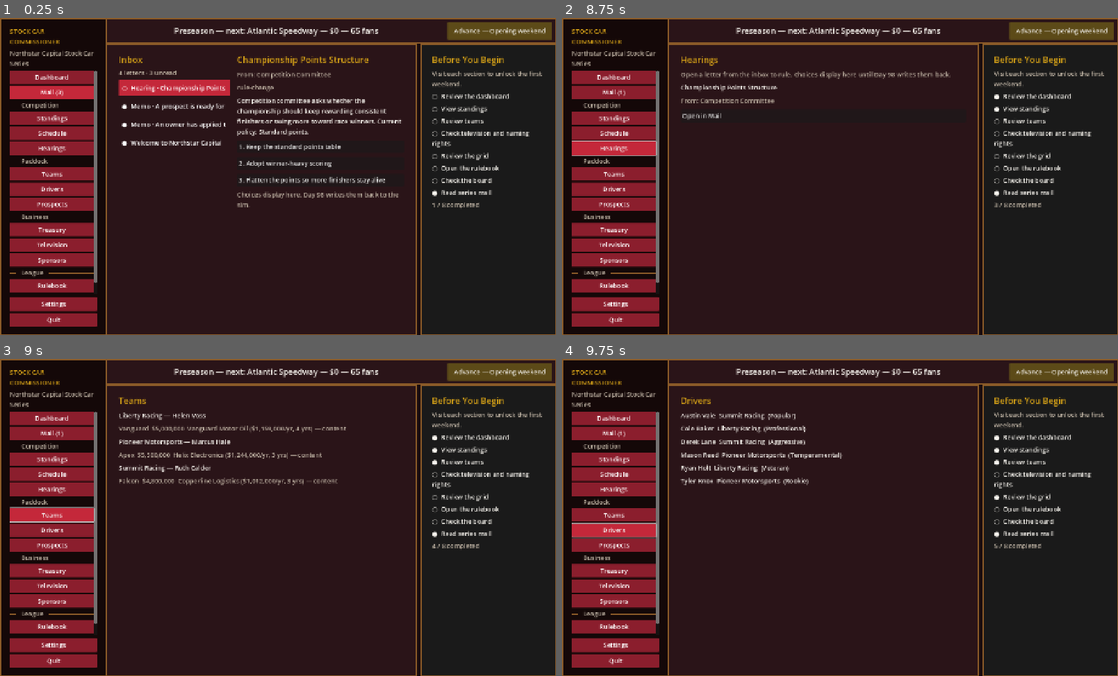
Above: before the commit, frames 1-4 (two rows, left to right).
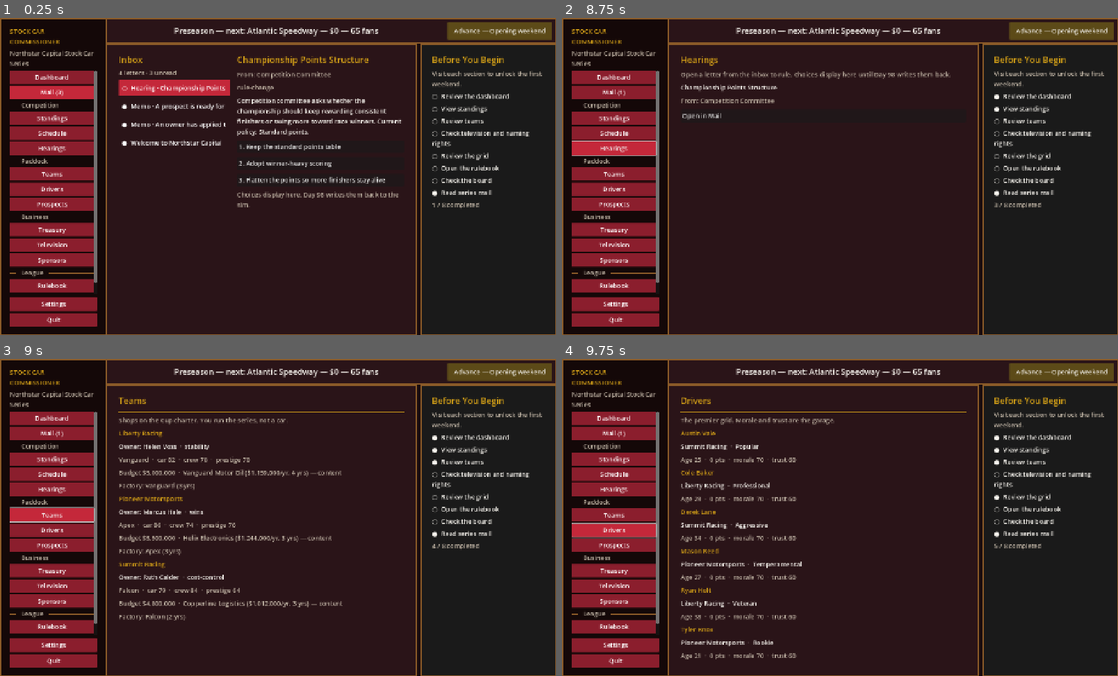
Above: after the commit, the same moments.

Repository: johnatkinsonsenior/StockCarCommissioner
Game: Godot game, scene res://scenes/Main.tscn
The game is run twice, just before and just after one commit, with the same random seed, the same clock (stepped at 60 frames per second) and the same inputs.
Inputs:
- Up to frame 1 (0.25 s): no input
- Up to frame 2 (8.75 s): click "● Memo · A prospect is ready …" at 0.5 s; click "○ Memo · A prospect is ready …" at 1.25 s; click "○ Memo · A prospect is ready …" at 2 s; click "● Memo · An owner has applied…" at 2.75 s; click "○ Memo · An owner has applied…" at 3.5 s; click "○ Memo · An owner has applied…" at 4.25 s; click "Dashboard" at 5 s; click "Mail (1)" at 5.75 s; click "Standings" at 6.5 s; click "Schedule" at 7.25 s; click "Hearings" at 8 s
- Up to frame 3 (9 s): click "Teams" at 8.75 s
- Up to frame 4 (9.75 s): click "Drivers" at 9.5 s

Frames 1-2 are identical in both runs. In frame 3, 4.6% of the frame differs, in the area x 21-73%, y 16-83%; in frame 4, 4.0%.

Commit message:
Add Day 95: teams, drivers, and prospect pages
Paddock pages inspect the shops, the Cup grid, and the National
Development Series pool. Team cards show owner, factory, and budget.
Drivers show morale and trust. Prospects show readiness and feeder points.

Co-authored-by: johnatkinsonsenior <johnatkinsonsenior@users.noreply.github.com>

Diff:
--- a/godot/data/ui_snapshot.json
+++ b/godot/data/ui_snapshot.json
@@ -1,6 +1,6 @@
 {
     "game": "Stock Car Commissioner",
-    "ui_version": "0.5",
+    "ui_version": "0.6",
     "engine": "godot-4",
     "layout": "commissioner-desk",
     "screen": "mail",
@@ -132,7 +132,11 @@
             "team": "Summit Racing",
             "points": 0,
             "wins": 0,
-            "personality": "Popular"
+            "personality": "Popular",
+            "age": 25,
+            "morale": 70,
+            "popularity": 90,
+            "trust": 60
         },
         {
             "rank": 2,
@@ -140,7 +144,11 @@
             "team": "Liberty Racing",
             "points": 0,
             "wins": 0,
-            "personality": "Professional"
+            "personality": "Professional",
+            "age": 29,
+            "morale": 70,
+            "popularity": 72,
+            "trust": 60
         },
         {
             "rank": 3,
@@ -148,7 +156,11 @@
             "team": "Summit Racing",
             "points": 0,
             "wins": 0,
-            "personality": "Aggressive"
+            "personality": "Aggressive",
+            "age": 34,
+            "morale": 70,
+            "popularity": 76,
+            "trust": 60
         },
         {
             "rank": 4,
@@ -156,7 +168,11 @@
             "team": "Pioneer Motorsports",
             "points": 0,
             "wins": 0,
-            "personality": "Temperamental"
+            "personality": "Temperamental",
+            "age": 27,
+            "morale": 70,
+            "popularity": 84,
+            "trust": 60
         },
         {
             "rank": 5,
@@ -164,7 +180,11 @@
             "team": "Liberty Racing",
             "points": 0,
             "wins": 0,
-            "personality": "Veteran"
+            "personality": "Veteran",
+            "age": 38,
+            "morale": 70,
+            "popularity": 68,
+            "trust": 60
         },
         {
             "rank": 6,
@@ -172,7 +192,11 @@
             "team": "Pioneer Motorsports",
             "points": 0,
             "wins": 0,
-            "personality": "Rookie"
+            "personality": "Rookie",
+            "age": 21,
+            "morale": 70,
+            "popularity": 61,
+            "trust": 60
         }
     ],
     "standings": [
@@ -182,7 +206,11 @@
             "team": "Summit Racing",
             "points": 0,
             "wins": 0,
-            "personality": "Popular"
+            "personality": "Popular",
+            "age": 25,
+            "morale": 70,
+            "popularity": 90,
+            "trust": 60
         },
         {
             "rank": 2,
@@ -190,7 +218,11 @@
             "team": "Liberty Racing",
             "points": 0,
             "wins": 0,
-            "personality": "Professional"
+            "personality": "Professional",
+            "age": 29,
+            "morale": 70,
+            "popularity": 72,
+            "trust": 60
         },
         {
             "rank": 3,
@@ -198,7 +230,11 @@
             "team": "Summit Racing",
             "points": 0,
             "wins": 0,
-            "personality": "Aggressive"
+            "personality": "Aggressive",
+            "age": 34,
+            "morale": 70,
+            "popularity": 76,
+            "trust": 60
         },
         {
             "rank": 4,
@@ -206,7 +242,11 @@
             "team": "Pioneer Motorsports",
             "points": 0,
             "wins": 0,
-            "personality": "Temperamental"
+            "personality": "Temperamental",
+            "age": 27,
+            "morale": 70,
+            "popularity": 84,
+            "trust": 60
         },
         {
             "rank": 5,
@@ -214,7 +254,11 @@
             "team": "Liberty Racing",
             "points": 0,
             "wins": 0,
-            "personality": "Veteran"
+            "personality": "Veteran",
+            "age": 38,
+            "morale": 70,
+            "popularity": 68,
+            "trust": 60
         },
         {
             "rank": 6,
@@ -222,7 +266,11 @@
             "team": "Pioneer Motorsports",
             "points": 0,
             "wins": 0,
-            "personality": "Rookie"
+            "personality": "Rookie",
+            "age": 21,
+            "morale": 70,
+            "popularity": 61,
+            "trust": 60
         }
     ],
     "schedule": [
@@ -390,7 +438,11 @@
             "prestige": 70,
             "sponsor": "Vanguard Motor Oil ($1,159,000/yr, 4 yrs) \u2014 content",
             "owner": "Helen Voss",
-            "factory": "Vanguard (3 yrs)"
+            "owner_priority": "stability",
+            "factory": "Vanguard (3 yrs)",
+            "car_rating": 82,
+            "crew_rating": 78,
+            "distress": 0
         },
         {
             "name": "Pioneer Motorsports",
@@ -399,7 +451,11 @@
             "prestige": 76,
             "sponsor": "Helix Electronics ($1,244,000/yr, 3 yrs) \u2014 content",
             "owner": "Marcus Hale",
-            "factory": "Apex (3 yrs)"
+            "owner_priority": "wins",
+            "factory": "Apex (3 yrs)",
+            "car_rating": 86,
+            "crew_rating": 74,
+            "distress": 0
         },
         {
             "name": "Summit Racing",
@@ -408,10 +464,135 @@
             "prestige": 64,
             "sponsor": "Copperline Logistics ($1,012,000/yr, 3 yrs) \u2014 content",
             "owner": "Ruth Calder",
-            "factory": "Falcon (2 yrs)"
+            "owner_priority": "cost-control",
+            "factory": "Falcon (2 yrs)",
+            "car_rating": 79,
+            "crew_rating": 84,
+            "distress": 0
         }
     ],
-    "prospects": [],
+    "prospects": [
+        {
+            "name": "Tessa Quinn",
+            "team": "Heartland Super Lates",
+            "pathway": "Super Late",
+            "readiness": 82,
+            "readiness_label": "Premier-ready",
+            "age": 21,
+            "personality": "Popular",
+            "overall": 69,
+            "points": 0,
+            "wins": 0
+        },
+        {
+            "name": "Dane Holloway",
+            "team": "Carolina Late Models",
+            "pathway": "Late Model",
+            "readiness": 78,
+            "readiness_label": "On the radar",
+            "age": 20,
+            "personality": "Aggressive",
+            "overall": 66,
+            "points": 0,
+            "wins": 0
+        },
+        {
+            "name": "Micah Prado",
+            "team": "Lakeside Modifieds",
+            "pathway": "Modified",
+            "readiness": 74,
+            "readiness_label": "On the radar",
+            "age": 22,
+            "personality": "Professional",
+            "overall": 69,
+            "points": 0,
+            "wins": 0
+        },
+        {
+            "name": "Sloane Avery",
+            "team": "Red Clay Dirt",
+            "pathway": "Dirt Late Model",
+            "readiness": 71,
+            "readiness_label": "On the radar",
+            "age": 19,
+            "personality": "Temperamental",
+            "overall": 62,
+            "points": 0,
+            "wins": 0
+        },
+        {
+            "name": "Reid Langford",
+            "team": "Atlantic Touring",
+            "pathway": "Touring",
+            "readiness": 69,
+            "readiness_label": "Developing",
+            "age": 23,
+            "personality": "Professional",
+            "overall": 69,
+            "points": 0,
+            "wins": 0
+        },
+        {
+            "name": "Ivy Brennan",
+            "team": "Heartland Super Lates",
+            "pathway": "Super Late",
+            "readiness": 66,
+            "readiness_label": "Developing",
+            "age": 18,
+            "personality": "Rookie",
+            "overall": 61,
+            "points": 0,
+            "wins": 0
+        },
+        {
+            "name": "Colton Briggs",
+            "team": "Carolina Late Models",
+            "pathway": "Late Model",
+            "readiness": 64,
+            "readiness_label": "Developing",
+            "age": 21,
+            "personality": "Professional",
+            "overall": 63,
+            "points": 0,
+            "wins": 0
+        },
+        {
+            "name": "Maren Shaw",
+            "team": "Red Clay Dirt",
+            "pathway": "Dirt Late Model",
+            "readiness": 61,
+            "readiness_label": "Developing",
+            "age": 20,
+            "personality": "Aggressive",
+            "overall": 58,
+            "points": 0,
+            "wins": 0
+        },
+        {
+            "name": "Pax Ellison",
+            "team": "Lakeside Modifieds",
+            "pathway": "Modified",
+            "readiness": 58,
+            "readiness_label": "Raw",
+            "age": 19,
+            "personality": "Rookie",
+            "overall": 61,
+            "points": 0,
+            "wins": 0
+        },
+        {
+            "name": "Harlan Crowe",
+            "team": "Atlantic Touring",
+            "pathway": "Touring",
+            "readiness": 54,
+            "readiness_label": "Raw",
+            "age": 24,
+            "personality": "Veteran",
+            "overall": 64,
+            "points": 0,
+            "wins": 0
+        }
+    ],
     "treasury": {},
     "television": {},
     "sponsors": {},
--- a/godot/scripts/App.gd
+++ b/godot/scripts/App.gd
@@ -69,6 +69,9 @@
 	_on_advance()
 	_show_section("standings")
 	_show_section("schedule")
+	_show_section("teams")
+	_show_section("drivers")
+	_show_section("prospects")
 	_show_section("mail")
 	call_deferred("_quit_headless")
 
@@ -723,31 +726,83 @@
 
 func _fill_teams() -> void:
 	center_body.add_child(_title("Teams"))
-	for team in _dash().get("teams", []):
+	center_body.add_child(_gold_rule())
+	center_body.add_child(_muted("Shops on the Cup charter. You run the series, not a car."))
+	var shops: Array = _as_array(snapshot.get("teams", _dash().get("teams", [])))
+	print("TEAMS=", str(shops.size()))
+	if shops.is_empty():
+		center_body.add_child(_muted("No teams in this snapshot."))
+		return
+	for team in shops:
 		var row: Dictionary = team
-		center_body.add_child(_line("%s — %s" % [str(row.get("name", "")), str(row.get("owner", ""))]))
-		center_body.add_child(_muted("%s  $%s  %s" % [
+		center_body.add_child(_gold_line(str(row.get("name", ""))))
+		center_body.add_child(_line("Owner: %s  ·  %s" % [
+			str(row.get("owner", "")),
+			str(row.get("owner_priority", "")),
+		]))
+		center_body.add_child(_muted("%s  ·  car %s  ·  crew %s  ·  prestige %s" % [
 			str(row.get("manufacturer", "")),
+			str(_as_int(row.get("car_rating", 0))),
+			str(_as_int(row.get("crew_rating", 0))),
+			str(_as_int(row.get("prestige", 0))),
+		]))
+		center_body.add_child(_muted("Budget $%s  ·  %s" % [
 			_comma(row.get("budget", 0)),
-			str(row.get("sponsor", "")),
+			str(row.get("sponsor", "unsponsored")),
 		]))
+		center_body.add_child(_muted("Factory: %s" % str(row.get("factory", ""))))
 
 
 func _fill_drivers() -> void:
 	center_body.add_child(_title("Drivers"))
-	for row in snapshot.get("drivers", []):
+	center_body.add_child(_gold_rule())
+	center_body.add_child(_muted("The premier grid. Morale and trust are the garage."))
+	var rows: Array = _as_array(snapshot.get("drivers", []))
+	print("DRIVERS=", str(rows.size()))
+	if rows.is_empty():
+		center_body.add_child(_muted("No drivers in this snapshot."))
+		return
+	for row in rows:
 		var item: Dictionary = row
-		center_body.add_child(_line("%s  %s  (%s)" % [
-			str(item.get("name", "")),
+		center_body.add_child(_gold_line(str(item.get("name", ""))))
+		center_body.add_child(_line("%s  ·  %s" % [
 			str(item.get("team", "")),
 			str(item.get("personality", "")),
 		]))
+		center_body.add_child(_muted("Age %s  ·  %s pts  ·  morale %s  ·  trust %s" % [
+			str(_as_int(item.get("age", 0))),
+			str(_as_int(item.get("points", 0))),
+			str(_as_int(item.get("morale", 0))),
+			str(_as_int(item.get("trust", 0))),
+		]))
 
 
 func _fill_prospects() -> void:
 	center_body.add_child(_title("Prospects"))
-	center_body.add_child(_line(str(_dash().get("prospects", "No prospect book."))))
-	center_body.add_child(_muted(str(_dash().get("development", ""))))
+	center_body.add_child(_gold_rule())
+	var pool: Array = _as_array(snapshot.get("prospects", []))
+	print("PROSPECTS=", str(pool.size()))
+	center_body.add_child(_muted(str(_dash().get("development", "National Development Series"))))
+	if pool.is_empty():
+		center_body.add_child(_line(str(_dash().get("prospects", "No prospect book."))))
+		return
+	center_body.add_child(_line("%s drivers waiting outside the Cup." % str(pool.size())))
+	for row in pool:
+		var item: Dictionary = row
+		center_body.add_child(_gold_line("%s  ·  %s" % [
+			str(item.get("name", "")),
+			str(item.get("readiness_label", "")),
+		]))
+		center_body.add_child(_muted("%s  ·  %s  ·  overall %s  ·  age %s" % [
+			str(item.get("pathway", "")),
+			str(item.get("team", "")),
+			str(_as_int(item.get("overall", 0))),
+			str(_as_int(item.get("age", 0))),
+		]))
+		center_body.add_child(_muted("%s pts  ·  %s wins in the feeder" % [
+			str(_as_int(item.get("points", 0))),
+			str(_as_int(item.get("wins", 0))),
+		]))
 
 
 func _fill_treasury() -> void:
Not shown, changed: docs/GameDesign.md
Not shown, changed: prototype/game/ui_bridge.py
Not shown, changed: prototype/run_season.py
